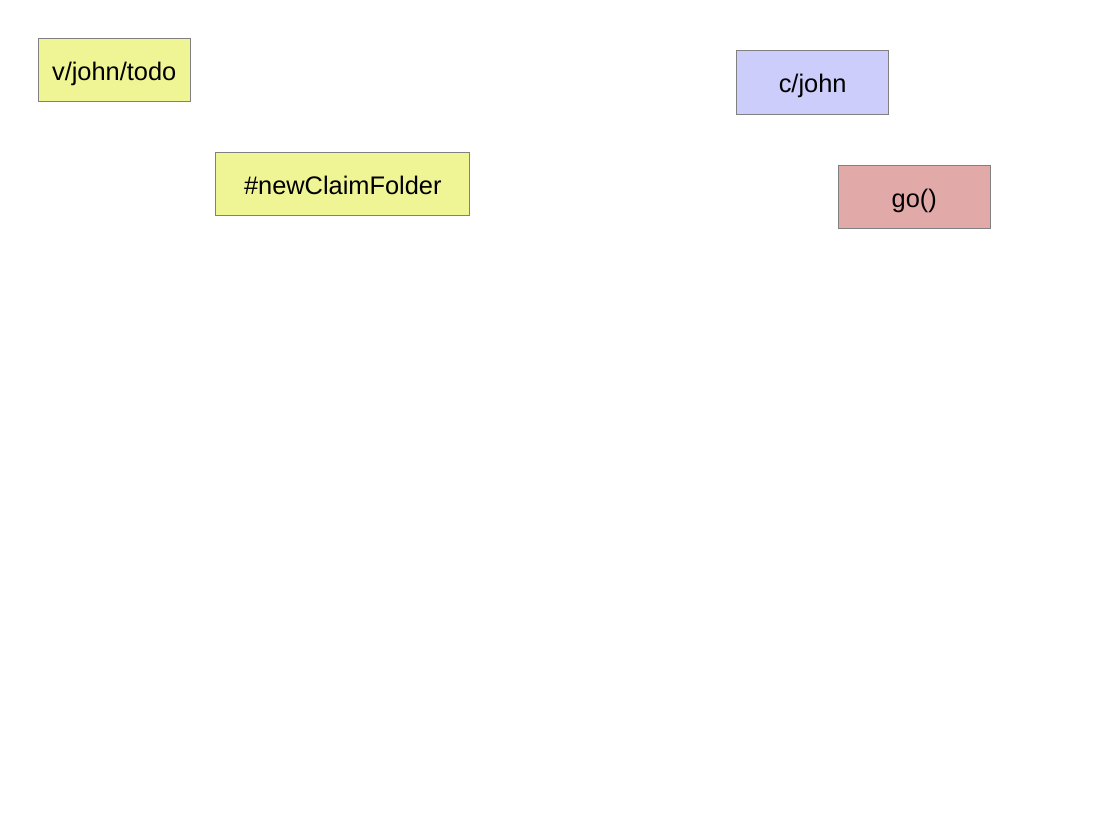
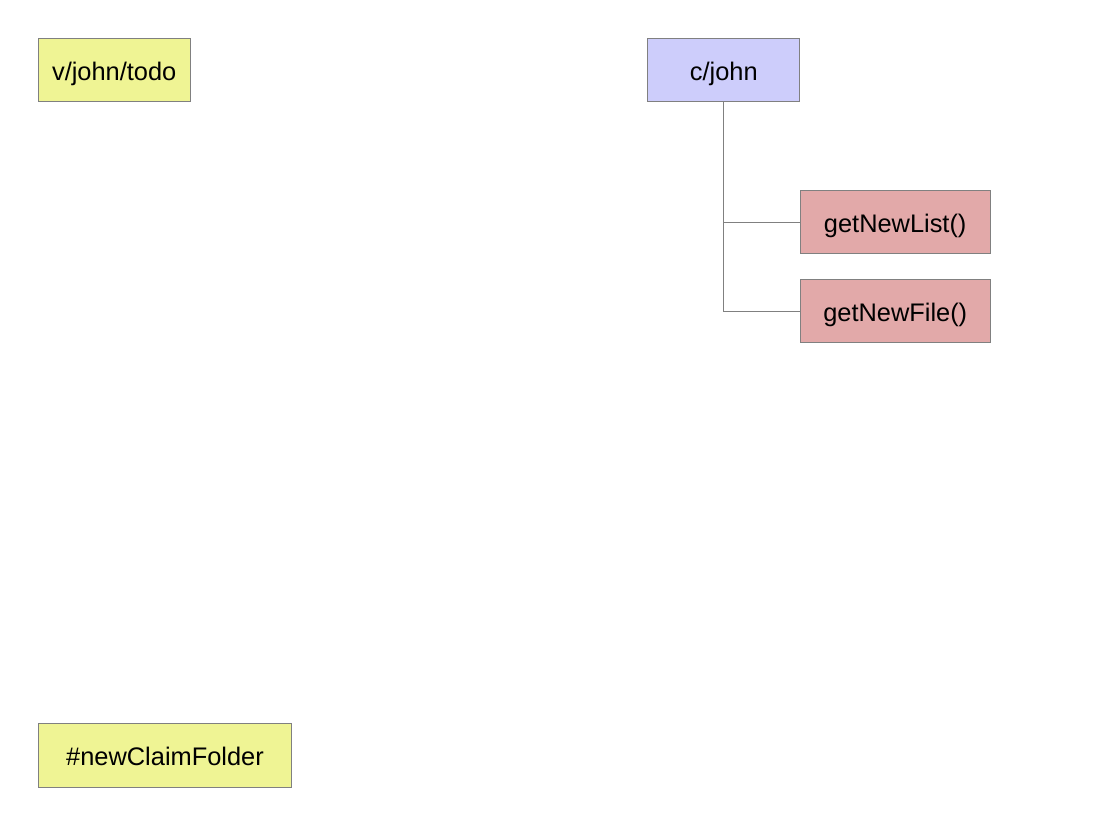
Before and after one commit to JamesLeB/Stout, a slide deck: slide 3 of Documents/BillingSystem.odp. Drawn at 1120x840 pixels with LibreOffice and Linux fonts; fonts in the diff are those of the drawing. Boxes give left, top, right and bottom in pixels: in the first picture for what was removed or moved away, otherwise in the second. Text is boxed around its words. In the diff, an @@ line names an element or a change of style, - is before the commit and + after.

```diff
--- a/Documents/BillingSystem.odp
+++ b/Documents/BillingSystem.odp
@@ rectangle "c/john": place and size @@
-rectangle "c/john" at (737, 51, 889, 114)
+rectangle "c/john" at (647, 38, 800, 101)
@@ elbow line added from (724, 102) to (801, 223), #808080 0 pt @@
@@ elbow line added from (724, 102) to (801, 311), #808080 0 pt @@
@@ rectangle "getNewList()": place and size @@
-rectangle "getNewList()" at (838, 165, 991, 228)
+rectangle "getNewList()" at (801, 190, 991, 253)
@@ text in rectangle at (824, 213, 966, 237): text changed @@
-go()
+getNewList()
@@ rectangle added at (801, 279, 991, 343), fill #E2A9A9, outline #808080 0 pt, 18 pt, text #000000 @@
+getNewFile()
@@ rectangle "#newClaimFolder": place and size @@
-rectangle "#newClaimFolder" at (215, 152, 470, 215)
+rectangle "#newClaimFolder" at (38, 725, 292, 788)
```
Also in this commit, not shown: 1 other file.
